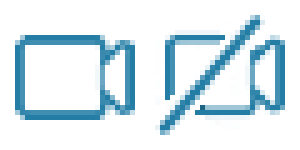
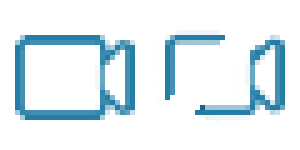
Layers edited between the first and the second 300x150 image:
pixels changed over [155, 15, 265, 135] (layer not identified)
